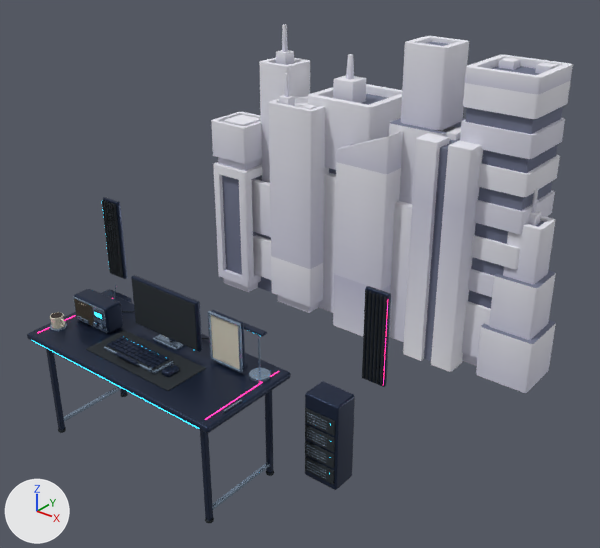
What one commit did to the glTF model public/desk/models/variants/desk-neon.glb.
One viewpoint serves both versions: a camera (50 mm lens) standing at (22.9, -15.7, 19.3) and looking at (1.5, 11.0, 2.7). Arrows for +X, +Y and +Z are at lower left; the lights stay in place. The first picture is the older version. Where no turn or scale is listed for an object, it has been applied to the vertices. Vertices at exactly the same position are counted once.

Objects in the first picture: 'CityBuilding01__00', 'CityBuilding02__00', 'CityBuilding03__00', 'CityBuilding04__00', 'CityBuilding05__00', 'CityBuilding06__00', 'CityBuilding07__00', 'CityBuilding08__00', 'CityBuilding09__00', 'Computer__finish', 'Desk__finish', 'Scenery__finish' and 5 more.
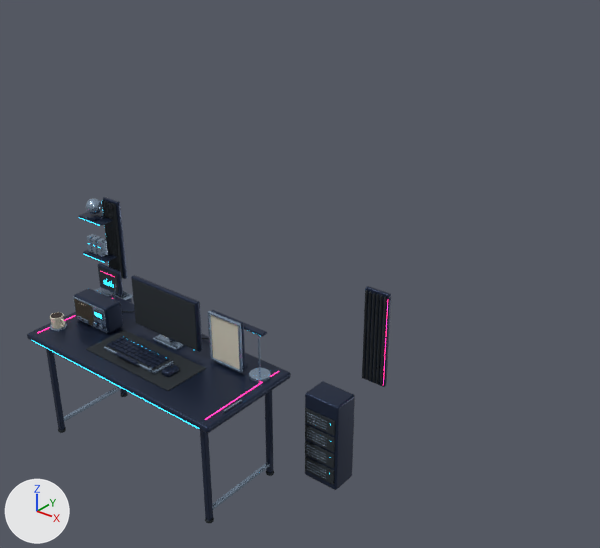
Patch to the scene script:
```diff
--- a/public/desk/models/variants/desk-neon.glb.py
+++ b/public/desk/models/variants/desk-neon.glb.py
@@ me_cube_144 @@
-me_cube_144.from_pydata(...)  # 5552 vertices, 10840 faces; spans x -0.1..16.4, y -2.0..0.2, z -6.4..2.0
+me_cube_144.from_pydata(...)  # 7058 vertices, 13760 faces; spans x -1.1..16.4, y -2.1..0.2, z -6.4..2.1
+# me_cube_144 part 1: the loose piece of 56 vertices spanning x 0.8..2.3, y -2.0..-1.9, z -3.6..-3.0 is copied, and the copy is scaled about its middle by (0.925, 0.19, 1.54), then moved by (0.0, 0.6, 1.9); it spans x 0.9..2.2, y -1.4..-1.3, z -1.8..-0.9
+# me_cube_144 part 2: the loose piece of 56 vertices spanning x 0.7..2.4, y -1.9..-0.7, z -6.4..-2.3 is copied, and the copy is scaled about its middle by (1.16, 1.2, 0.0288), then moved by (0.0, -0.1, 2.2), in mat_desk___brushed_titanium (greyish blue #95aac0); it spans x 0.6..2.5, y -2.1..-0.7, z -2.3..-2.1
+# me_cube_144 part 3: the loose piece of 56 vertices spanning x -0.1, y 0.0, z -1.9..1.9 is copied, and the copy is scaled about its middle by (13.9, 26.2, 0.212), then moved by (-0.7, -0.4, -0.4), in mat_desk___brushed_titanium (greyish blue #95aac0); it spans x -0.9..-0.6, y -0.6..-0.2, z -0.8..0.0
+# me_cube_144 part 4: the loose piece of 56 vertices spanning x -0.1, y 0.0, z -1.9..1.9 is copied, and the copy is scaled about its middle by (13.9, 26.2, 0.212), then moved by (-0.3, -0.4, -0.4), in mat_desk___brushed_titanium (greyish blue #95aac0); it spans x -0.5..-0.2, y -0.6..-0.2, z -0.8..0.0
+# me_cube_144 part 5: the loose piece of 56 vertices spanning x 0.0, y -0.1..0.1, z -2.0..2.0 is copied, and the copy is scaled about its middle by (7.1, 3.08, 0.21), then moved by (0.0, -0.4, -0.4), in mat_desk___brushed_titanium (greyish blue #95aac0); it spans x -0.1..0.2, y -0.6..-0.2, z -0.8..0.0
+# me_cube_144 part 6: a new loose piece, an icosphere of 80 faces spanning x -0.65..0.11, y -0.77..0.03, z 1.28..2.08, in mat_desk___brushed_titanium (greyish blue #95aac0)
+# me_cube_144 part 7: the loose piece of 56 vertices spanning x 0.8..2.3, y -2.0..-1.9, z -3.6..-3.0 is copied, and the copy is scaled about its middle by (1.04, 2.27, 1.83), then moved by (0.0, 0.7, 1.9), in mat_desk___anodized_graphite (dark blue #29354d); it spans x 0.8..2.3, y -1.3..-1.1, z -2.0..-0.7
+# me_cube_144 part 8: the loose piece of 288 vertices spanning x 2.1, y -2.0, z -3.2..-3.1 is copied, and the copy is turned -90 degrees about the x axis through its middle and scaled by 17.1, then moved by (-2.4, 1.6, 4.3), in mat_desk___anodized_graphite (dark blue #29354d); it spans x -0.7..0.2, y -0.8..0.1, z 1.1..1.2
+# me_cube_144 part 9: a new loose piece of 56 vertices spanning x -1.1..0.6, y -0.7..0.1, z -1.0..-0.9, in mat_desk___anodized_graphite (dark blue #29354d)
+# me_cube_144 part 10: a new loose piece of 56 vertices spanning x -1.1..0.6, y -0.7..0.1, z 1.0..1.1, in mat_desk___anodized_graphite (dark blue #29354d)
+# other edits to the shape of me_cube_144 do not show in these pictures
 me_cube_144.materials.append(mat_desk___soft_graphite)
@@ ob_citybuilding01__00 @@
-ob_citybuilding01__00 = bpy.data.objects.new('CityBuilding01__00', me_citybuilding01__geometry_00)
@@ ob_citybuilding02__00 @@
-ob_citybuilding02__00 = bpy.data.objects.new('CityBuilding02__00', me_citybuilding02__geometry_00)
@@ ob_citybuilding03__00 @@
-ob_citybuilding03__00 = bpy.data.objects.new('CityBuilding03__00', me_citybuilding03__geometry_00)
@@ ob_citybuilding04__00 @@
-ob_citybuilding04__00 = bpy.data.objects.new('CityBuilding04__00', me_citybuilding04__geometry_00)
@@ ob_citybuilding05__00 @@
-ob_citybuilding05__00 = bpy.data.objects.new('CityBuilding05__00', me_citybuilding05__geometry_00)
@@ ob_citybuilding06__00 @@
-ob_citybuilding06__00 = bpy.data.objects.new('CityBuilding06__00', me_citybuilding06__geometry_00)
@@ ob_citybuilding07__00 @@
-ob_citybuilding07__00 = bpy.data.objects.new('CityBuilding07__00', me_citybuilding07__geometry_00)
@@ ob_citybuilding08__00 @@
-ob_citybuilding08__00 = bpy.data.objects.new('CityBuilding08__00', me_citybuilding08__geometry_00)
@@ ob_citybuilding09__00 @@
-ob_citybuilding09__00 = bpy.data.objects.new('CityBuilding09__00', me_citybuilding09__geometry_00)
```

Boxes (x1, y1, x2, y2) around the edits, measured in the pictures (600 x 548 px):
'CityBuilding08__00', deleted: before (460, 55, 573, 366)
'CityBuilding07__00', deleted: before (403, 126, 483, 372)
'CityBuilding03__00', deleted: before (269, 73, 329, 313)
'CityBuilding05__00', deleted: before (333, 131, 403, 336)
'Scenery__finish', reshaped (8% wider): before (101, 197, 391, 490); after (79, 197, 391, 490)
'CityBuilding09__00', deleted: before (476, 189, 556, 393)
'CityBuilding06__00', deleted: before (389, 36, 469, 342)
'CityBuilding01__00', deleted: before (211, 112, 263, 292)
'CityBuilding04__00', deleted: before (308, 54, 402, 313)
'CityBuilding02__00', deleted: before (252, 25, 310, 292)
part 1 of me_cube_144, added: after (98, 267, 119, 293)
part 2 of me_cube_144, added (mostly hidden): after (94, 287, 133, 300)
part 3 of me_cube_144, added: after (87, 234, 96, 253)
part 4 of me_cube_144, added: after (92, 236, 101, 255)
part 5 of me_cube_144, added: after (97, 238, 108, 257)
part 6 of me_cube_144, added: after (86, 198, 102, 214)
part 7 of me_cube_144, added: after (98, 263, 123, 295)
part 8 of me_cube_144, added: after (86, 212, 104, 221)
part 9 of me_cube_144, added: after (83, 250, 117, 262)
part 10 of me_cube_144, added: after (79, 212, 113, 225)
